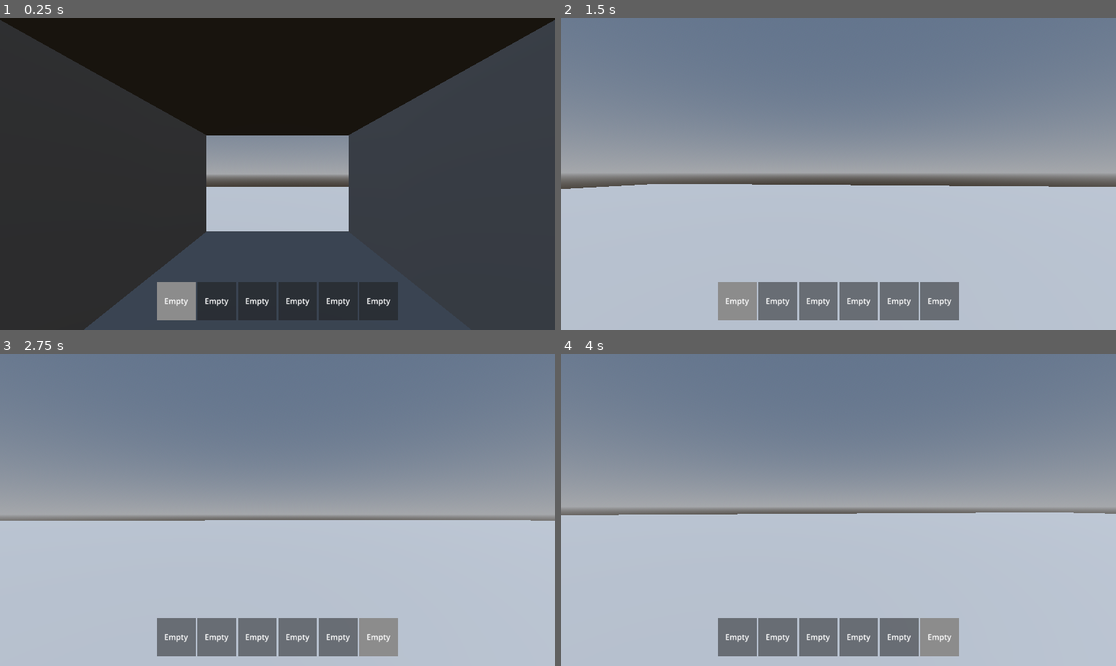
Above: before the commit, frames 1-4 (two rows, left to right).
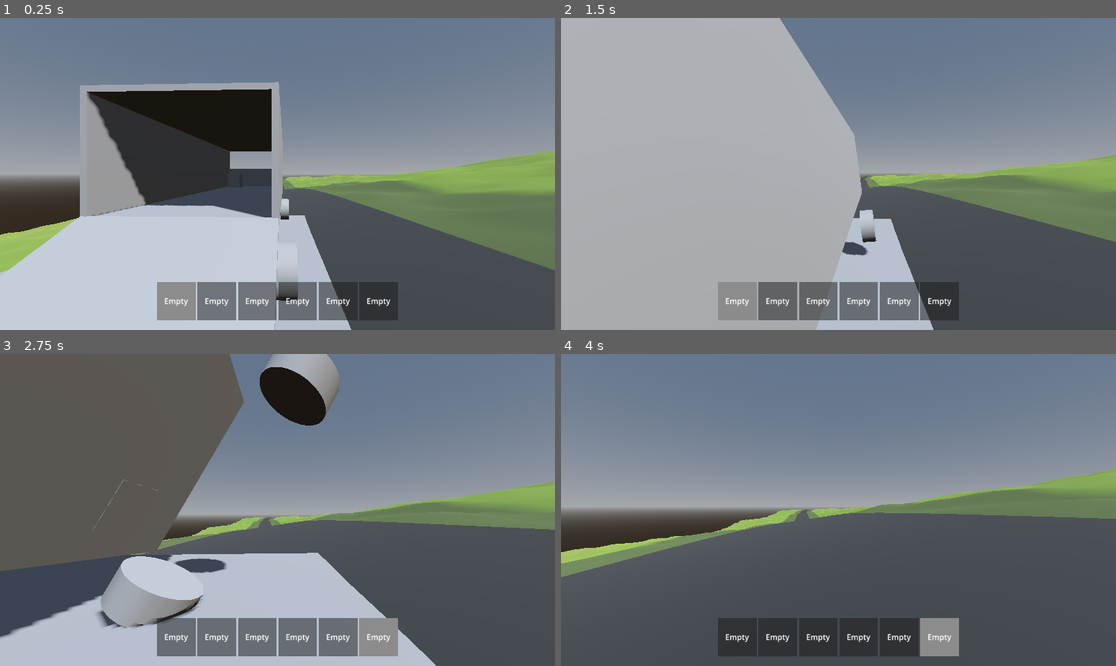
Above: after the commit, the same moments.

Repository: Kelsier64/ApocalypseRV
Game: Godot game, scene res://scenes/test_world.tscn
The game is run twice, just before and just after one commit, with the same random seed, the same clock (stepped at 60 frames per second) and the same inputs.
Inputs (mouse positions are in pixels of both pictures, inside the frame that each line leads up to):
- Up to frame 1 (0.25 s): no input
- Up to frame 2 (1.5 s): tap Enter (ui_accept) at 0.5, 0.77 s; move the mouse to (866, 174) at 0.52 s; hold E 0.53-1.28 s; hold W from 0.53 s (still down); move the mouse to (810, 174) at 1.27 s; tap 1 at 1.35 s
- Up to frame 3 (2.75 s): keep holding W; tap Enter (ui_accept) at 1.52 s; move the mouse to (288, 503) at 2.02 s; tap 6 at 2.1 s
- Up to frame 4 (4 s): keep holding W; move the mouse to (832, 516) at 2.77 s; tap G at 2.85 s; tap Enter (ui_accept) at 3.02, 3.77 s; move the mouse to (877, 513) at 3.52 s; hold E from 3.53 s (still down)

The runs differ from the first frame. In frame 1, 75% of the frame differs, in the area x 0-100%, y 0-100%; in frame 2, 64%; in frame 3, 55%; in frame 4, 51%.

Commit message:
feat: add RV vehicle and initial procedural world generation system.

Diff:
--- a/scenes/rv.tscn
+++ b/scenes/rv.tscn
@@ -34,10 +34,10 @@
 size = Vector3(3, 1, 0.1)
 
 [sub_resource type="BoxShape3D" id="BoxShape3D_kyxdl"]
-size = Vector3(3, 3, 0.1)
+size = Vector3(3, 2, 0.1)
 
 [sub_resource type="BoxMesh" id="BoxMesh_ceyt3"]
-size = Vector3(3, 3, 0.1)
+size = Vector3(3, 2, 0.1)
 
 [sub_resource type="CylinderMesh" id="CylinderMesh_isps1"]
 height = 0.4
@@ -96,15 +96,15 @@
 mesh = SubResource("BoxMesh_6ymao")
 
 [node name="WallBackCol" type="CollisionShape3D" parent="." unique_id=1921371137]
-transform = Transform3D(1, 0, 0, 0, -0.47659123, 0.879125, 0, -0.879125, -0.47659123, 0, 0.80395305, -5.2955623)
+transform = Transform3D(1, 0, 0, 0, -0.47659123, 0.879125, 0, -0.879125, -0.47659123, 0, 1.0546724, -4.849373)
 shape = SubResource("BoxShape3D_kyxdl")
 
 [node name="WallBackMesh" type="MeshInstance3D" parent="." unique_id=2017209881]
-transform = Transform3D(1, 0, 0, 0, -0.47659123, 0.879125, 0, -0.879125, -0.47659123, 0, 0.80395305, -5.2955623)
+transform = Transform3D(1, 0, 0, 0, -0.47659123, 0.879125, 0, -0.879125, -0.47659123, 0, 1.0546724, -4.849373)
 mesh = SubResource("BoxMesh_ceyt3")
 
 [node name="Wheel_FL" type="VehicleWheel3D" parent="." unique_id=637723641]
-transform = Transform3D(1, 0, 0, 0, 1, 0, 0, 0, 1, 1.6, 0, 3.2)
+transform = Transform3D(1, 0, 0, 0, 1, 0, 0, 0, 1, 1.6, 0.60888076, 3.2)
 use_as_steering = true
 suspension_travel = 0.5
 suspension_stiffness = 30.0
@@ -115,7 +115,7 @@
 mesh = SubResource("CylinderMesh_isps1")
 
 [node name="Wheel_FR" type="VehicleWheel3D" parent="." unique_id=611992831]
-transform = Transform3D(1, 0, 0, 0, 1, 0, 0, 0, 1, -1.6, 0, 3.2)
+transform = Transform3D(1, 0, 0, 0, 1, 0, 0, 0, 1, -1.6, 0.60888076, 3.2)
 use_as_steering = true
 suspension_travel = 0.5
 suspension_stiffness = 30.0
@@ -126,7 +126,7 @@
 mesh = SubResource("CylinderMesh_qf83o")
 
 [node name="Wheel_RL" type="VehicleWheel3D" parent="." unique_id=283780513]
-transform = Transform3D(1, 0, 0, 0, 1, 0, 0, 0, 1, 1.6, 0, -3.2)
+transform = Transform3D(1, 0, 0, 0, 1, 0, 0, 0, 1, 1.6, 0.60888076, -3.2)
 use_as_traction = true
 suspension_travel = 0.5
 suspension_stiffness = 30.0
@@ -137,7 +137,7 @@
 mesh = SubResource("CylinderMesh_lsuow")
 
 [node name="Wheel_RR" type="VehicleWheel3D" parent="." unique_id=758294461]
-transform = Transform3D(1, 0, 0, 0, 1, 0, 0, 0, 1, -1.6, 0, -3.2)
+transform = Transform3D(1, 0, 0, 0, 1, 0, 0, 0, 1, -1.6, 0.60888076, -3.2)
 use_as_traction = true
 suspension_travel = 0.5
 suspension_stiffness = 30.0
@@ -148,4 +148,4 @@
 mesh = SubResource("CylinderMesh_qjruq")
 
 [node name="DriverSeat" parent="." unique_id=2108999545 instance=ExtResource("2_3jjni")]
-transform = Transform3D(-0.9998788, 0, 0.015567779, 0, 1, 0, -0.015567779, 0, -0.9998788, 0.8343369, 1.55, 2.95)
+transform = Transform3D(-0.9998788, 0, 0.015567779, 0, 1, 0, -0.015567779, 0, -0.9998788, 0.8343369, 1.4443411, 2.95)
--- a/scenes/test_world.tscn
+++ b/scenes/test_world.tscn
@@ -1,10 +1,8 @@
 [gd_scene format=3 uid="uid://di4720addaiat"]
 
 [ext_resource type="PackedScene" uid="uid://c5bm5r2jy1xla" path="res://scenes/rv.tscn" id="1_nrstc"]
-[ext_resource type="PackedScene" path="res://scenes/player.tscn" id="3_ar7ra"]
-[ext_resource type="PackedScene" path="res://scenes/house.tscn" id="5_8hcw6"]
-[ext_resource type="PackedScene" path="res://scenes/scrap.tscn" id="6_mjm4b"]
-[ext_resource type="PackedScene" path="res://scenes/oil_barrel.tscn" id="8_x05cw"]
+[ext_resource type="PackedScene" uid="uid://ba2pjoku5pbje" path="res://scenes/player.tscn" id="3_ar7ra"]
+[ext_resource type="Script" uid="uid://cvekkdba1681v" path="res://scripts/world_generator.gd" id="9_8hcw6"]
 
 [sub_resource type="ProceduralSkyMaterial" id="ProceduralSkyMaterial_bn472"]
 
@@ -25,36 +23,17 @@
 environment = SubResource("Environment_ko4od")
 
 [node name="Ground" type="CSGBox3D" parent="." unique_id=489555787]
-transform = Transform3D(1, 0, 0, 0, 1, 0, 0, 0, 1, 0, -0.5, 0)
+transform = Transform3D(1, 0, 0, 0, 1, 0, 0, 0, 1, 0.38583565, -0.10175502, 0.2841463)
 use_collision = true
-size = Vector3(100, 1, 100)
+size = Vector3(20, 1, 20)
 
 [node name="RV" parent="." unique_id=419084803 instance=ExtResource("1_nrstc")]
-transform = Transform3D(1, 0, 0, 0, 1, 0, 0, 0, 1, 0, 0.5, 0)
+transform = Transform3D(-0.99938655, 0, 0.035021685, 0, 1, 0, -0.035021685, 0, -0.99938655, -1.3254609, 1.8910427, 0)
+max_engine_force = 2000.0
 
 [node name="Player" parent="." unique_id=1367277200 instance=ExtResource("3_ar7ra")]
-transform = Transform3D(1, 0, 0, 0, 1, 0, 0, 0, 1, 0, 2.2, 0)
+transform = Transform3D(1, 0, 0, 0, 1, 0, 0, 0, 1, 0.015213013, 2.8277454, 7.0146275)
 
-[node name="House" parent="." unique_id=2113591493 instance=ExtResource("5_8hcw6")]
-transform = Transform3D(1, 0, 0, 0, 1, 0, 0, 0, 1, 15, 0, 15)
-
-[node name="Scrap" parent="." unique_id=1747957583 instance=ExtResource("6_mjm4b")]
-transform = Transform3D(1, 0, 0, 0, 1, 0, 0, 0, 1, 14.530242, 2, 10.269945)
-
-[node name="@RigidBody3D@2" parent="." unique_id=2016622811 instance=ExtResource("6_mjm4b")]
-transform = Transform3D(1, 0, 0, 0, 1, 0, 0, 0, 1, 15.507237, 2, 9.133999)
-
-[node name="@RigidBody3D@3" parent="." unique_id=2135477702 instance=ExtResource("6_mjm4b")]
-transform = Transform3D(1, 0, 0, 0, 1, 0, 0, 0, 1, 16.856932, 2, 11.2759075)
-
-[node name="@RigidBody3D@4" parent="." unique_id=625919845 instance=ExtResource("6_mjm4b")]
-transform = Transform3D(1, 0, 0, 0, 1, 0, 0, 0, 1, 16.074078, 2, 11.08063)
-
-[node name="@RigidBody3D@5" parent="." unique_id=1794625579 instance=ExtResource("6_mjm4b")]
-transform = Transform3D(1, 0, 0, 0, 1, 0, 0, 0, 1, 15.754948, 2, 10.581203)
-
-[node name="OilBarrel" parent="." unique_id=1511901755 instance=ExtResource("8_x05cw")]
-transform = Transform3D(1, 0, 0, 0, 1, 0, 0, 0, 1, 6.2690077, 1.1362092, 15)
-
-[node name="OilBarrel2" parent="." unique_id=1173397057 instance=ExtResource("8_x05cw")]
-transform = Transform3D(1, 0, 0, 0, 1, 0, 0, 0, 1, 6.595384, 1.3524104, 9.858117)
+[node name="WorldGenerator" type="Node3D" parent="." unique_id=876925450 node_paths=PackedStringArray("player")]
+script = ExtResource("9_8hcw6")
+player = NodePath("../RV")
--- /dev/null
+++ b/scripts/chunk_generator.gd
@@ -0,0 +1,318 @@
+extends Node3D
+class_name ChunkGenerator
+
+const CHUNK_SIZE = 150.0 # Length and width of chunk
+const RESOLUTION = 80 # Highly detailed terrain mesh
+const ROAD_WIDTH = 15.0 # Slightly narrower, more realistic highway lane
+const ROAD_BLEND_DISTANCE = 12.0
+const MAX_HEIGHT = 60.0 # Taller mountains to ensure noticeable variation
+
+var noise: FastNoiseLite
+var detail_noise: FastNoiseLite
+var start_pos: Vector3
+var end_pos: Vector3
+var control_p1: Vector3
+var control_p2: Vector3
+
+# Helper to get the consistent height of the terrain at any global 2D coordinate
+# micro_multiplier: 0.0 for smooth road, 1.0 for bumpy offroad terrain
+func _get_terrain_height(gx: float, gz: float, micro_multiplier: float = 1.0) -> float:
+	var raw_noise = noise.get_noise_2d(gx, gz)
+
+	# Linear mapping ensures FBM hills stay massive and noticeable
+	var base_h = raw_noise * MAX_HEIGHT
+
+	# Add smaller high-frequency bumps
+	var micro_noise = detail_noise.get_noise_2d(gx, gz)
+	base_h += micro_noise * 1.5 * micro_multiplier
+
+	return base_h
+
+# Generate a single chunk of terrain and road
+# start_transform: where this chunk begins (origin and rotation)
+# next_turn_angle: roughly how much this chunk should turn by the end (-0.3 to 0.3 rad)
+func generate_chunk(start_transform: Transform3D, next_turn_angle: float) -> Transform3D:
+	global_transform = start_transform
+
+	# 1. Setup Noise
+	noise = FastNoiseLite.new()
+	noise.seed = 1337 # Use a fixed or synced seed later if multiplayer
+	noise.noise_type = FastNoiseLite.TYPE_SIMPLEX_SMOOTH
+	noise.frequency = 0.0005 # Large hills every ~600 meters
+	noise.fractal_type = FastNoiseLite.FRACTAL_FBM
+	noise.fractal_octaves = 5
+	noise.fractal_lacunarity = 2.0
+	noise.fractal_gain = 0.5
+
+	detail_noise = FastNoiseLite.new()
+	detail_noise.seed = 7331
+	detail_noise.noise_type = FastNoiseLite.TYPE_SIMPLEX_SMOOTH
+	detail_noise.frequency = 0.05 # Tiny bumps
+	detail_noise.fractal_type = FastNoiseLite.FRACTAL_FBM
+	detail_noise.fractal_octaves = 3
+	detail_noise.fractal_gain = 0.6
+
+	# 2. Define Bezier Curve for the Road
+	# The road goes roughly from local (0,0,0) down to (offset_x, 0, -CHUNK_SIZE)
+	start_pos = Vector3.ZERO
+	# End position wanders left/right based on rotation
+	var end_offset_x = sin(next_turn_angle) * CHUNK_SIZE * 0.5
+	end_pos = Vector3(end_offset_x, 0, -CHUNK_SIZE)
+
+	# Control points ensure the road starts straight and ends straight in the new direction
+	control_p1 = Vector3(0, 0, -CHUNK_SIZE * 0.33)
+	control_p2 = end_pos + Vector3(-sin(next_turn_angle) * CHUNK_SIZE * 0.33, 0, CHUNK_SIZE * 0.33)
+
+	# 3. Generate the Meshes
+	_build_terrain_mesh()
+	_build_road_mesh()
+
+	# Calculate global end transform for the next chunk to hook into
+	var end_basis = Basis(Vector3.UP, next_turn_angle)
+
+	# Match the physical height of the road at the end of the chunk!
+	# The end of the chunk is perfectly on the center of the road, so micro_multiplier = 0.0
+	var global_end = global_transform * end_pos
+	var true_end_height = _get_terrain_height(global_end.x, global_end.z, 0.0)
+
+	# The local end transform must reflect the height difference from our start
+	end_pos.y = true_end_height - global_transform.origin.y
+
+	var local_end_transform = Transform3D(end_basis, end_pos)
+	return global_transform * local_end_transform
+
+func _cubic_bezier(t: float) -> Vector3:
+	var q0 = start_pos.lerp(control_p1, t)
+	var q1 = control_p1.lerp(control_p2, t)
+	var q2 = control_p2.lerp(end_pos, t)
+
+	var r0 = q0.lerp(q1, t)
+	var r1 = q1.lerp(q2, t)
+
+	return r0.lerp(r1, t)
+
+# Find closest point on bezier curve to a given 2D (x,z) point.
+# Returns [closest_point_on_curve, t_value]
+func _get_closest_curve_point(px: float, pz: float) -> Array:
+	var closest_dist = INF
+	var closest_pt = Vector3.ZERO
+	var closest_t = 0.0
+
+	# Sample the curve to find roughly where we are
+	var samples = 20
+	for i in range(samples + 1):
+		var t = float(i) / samples
+		var pt = _cubic_bezier(t)
+		var d = Vector2(pt.x - px, pt.z - pz).length_squared()
+		if d < closest_dist:
+			closest_dist = d
+			closest_pt = pt
+			closest_t = t
+
+	return [closest_pt, closest_t]
+
+func _build_terrain_mesh():
+	var st = SurfaceTool.new()
+	st.begin(Mesh.PRIMITIVE_TRIANGLES)
+
+	# Overlap chunks by increasing the physical footprint to hide tears!
+	var overlap = 4.0
+	var step_z = (CHUNK_SIZE + overlap * 2.0) / RESOLUTION
+	var step_x = (CHUNK_SIZE + overlap * 2.0) / RESOLUTION
+	var half_size_x = (CHUNK_SIZE + overlap * 2.0) / 2.0
+
+	# Center the terrain around the average curve
+	var x_offset = end_pos.x / 2.0
+
+	# Generate Vertices and Colors
+	var grid_data = [] # Stores [Vector3, Color]
+	for zi in range(RESOLUTION + 1):
+		grid_data.append([])
+		for xi in range(RESOLUTION + 1):
+			# Start at z = +overlap and go to z = -CHUNK_SIZE - overlap
+			var lz = overlap - float(zi) * step_z
+			var lx = float(xi) * step_x - half_size_x + x_offset
+
+			var global_p = global_transform * Vector3(lx, 0, lz)
+
+			# Calculate distance to road FIRST, so we know how bumpy the terrain should be
+			var curve_data = _get_closest_curve_point(lx, lz)
+			var curve_pt: Vector3 = curve_data[0]
+			var dist_to_road = Vector2(curve_pt.x - lx, curve_pt.z - lz).length()
+
+			# Smooth road (0.0 multiplier) gradually blending into bumpy terrain (1.0 multiplier)
+			var micro_mult = clamp((dist_to_road - ROAD_WIDTH / 2.0) / (ROAD_BLEND_DISTANCE * 0.5), 0.0, 1.0)
+
+			# Terrain now completely dictates the height, no flattening!
+			var final_h = _get_terrain_height(global_p.x, global_p.z, micro_mult)
+			var local_h = final_h - global_transform.origin.y
+
+			var col = Color.WHITE
+
+			if dist_to_road < ROAD_WIDTH / 2.0:
+				col = Color(0.2, 0.25, 0.1) # Dirt directly under the road
+			elif dist_to_road < ROAD_WIDTH / 2.0 + ROAD_BLEND_DISTANCE:
+				col = Color(0.3, 0.35, 0.2) # Dirt transition
+			else:
+				var dirt_factor = clamp(abs(local_h) / MAX_HEIGHT, 0.0, 1.0)
+				col = Color(0.4, 0.5, 0.2).lerp(Color(0.6, 0.5, 0.3), dirt_factor) # Grass to Rock
+
+			grid_data[zi].append([Vector3(lx, local_h, lz), col])
+
+	# Build Triangles
+	for zi in range(RESOLUTION):
+		for xi in range(RESOLUTION):
+			var d0 = grid_data[zi][xi]
+			var d1 = grid_data[zi][xi+1]
+			var d2 = grid_data[zi+1][xi]
+			var d3 = grid_data[zi+1][xi+1]
+
+			# Triangle 1 (v0, v2, v1)
+			st.set_color(d0[1])
+			st.set_uv(Vector2(float(xi)/RESOLUTION, float(zi)/RESOLUTION))
+			st.add_vertex(d0[0])
+
+			st.set_color(d2[1])
+			st.set_uv(Vector2(float(xi)/RESOLUTION, float(zi+1)/RESOLUTION))
+			st.add_vertex(d2[0])
+
+			st.set_color(d1[1])
+			st.set_uv(Vector2(float(xi+1)/RESOLUTION, float(zi)/RESOLUTION))
+			st.add_vertex(d1[0])
+
+			# Triangle 2 (v1, v2, v3)
+			st.set_color(d1[1])
+			st.set_uv(Vector2(float(xi+1)/RESOLUTION, float(zi)/RESOLUTION))
+			st.add_vertex(d1[0])
+
+			st.set_color(d2[1])
+			st.set_uv(Vector2(float(xi)/RESOLUTION, float(zi+1)/RESOLUTION))
+			st.add_vertex(d2[0])
+
+			st.set_color(d3[1])
+			st.set_uv(Vector2(float(xi+1)/RESOLUTION, float(zi+1)/RESOLUTION))
+			st.add_vertex(d3[0])
+
+	st.generate_normals()
+
+	# Optimize mesh by indexing vertices (merges duplicates)
+	st.index()
+	var mesh = st.commit()
+
+	# Instantiate MeshInstance
+	var mesh_node = MeshInstance3D.new()
+	mesh_node.mesh = mesh
+	add_child(mesh_node)
+
+	# Add simple vertex color material
+	var mat = StandardMaterial3D.new()
+	mat.vertex_color_use_as_albedo = true
+	mat.roughness = 0.9
+	mesh_node.material_override = mat
+
+	# Add Collision
+	var shape = ConcavePolygonShape3D.new()
+	shape.set_faces(mesh.get_faces())
+
+	var col_node = CollisionShape3D.new()
+	col_node.shape = shape
+
+	var static_body = StaticBody3D.new()
+	static_body.add_child(col_node)
+	mesh_node.add_child(static_body)
+
+func _build_road_mesh():
+	var st = SurfaceTool.new()
+	st.begin(Mesh.PRIMITIVE_TRIANGLES)
+
+	# High resolution for the road to make the curve completely smooth
+	var road_segments = 60
+	var half_width = ROAD_WIDTH / 2.0
+
+	# Go slightly beyond 0 and 1 to create an overlap (hides tears in the road)
+	var start_idx = -2
+	var end_idx = road_segments + 2
+	var total_verts = 0
+
+	for i in range(start_idx, end_idx + 1):
+		var t = float(i) / road_segments
+		var center = _cubic_bezier(t)
+
+		# Calculate tangent
+		var t_next = t + 0.01
+		var tangent = (_cubic_bezier(t_next) - center).normalized()
+
+		var right = tangent.cross(Vector3.UP).normalized()
+
+		var left_v = center - right * half_width
+		var right_v = center + right * half_width
+
+		# Sample true terrain height at the road edges
+		# We're building the road, so micro_multiplier = 0.0 for completely smooth asphalt
+		var global_left_p = global_transform * left_v
+		var global_right_p = global_transform * right_v
+
+		var left_h = _get_terrain_height(global_left_p.x, global_left_p.z, 0.0)
+		var right_h = _get_terrain_height(global_right_p.x, global_right_p.z, 0.0)
+
+		# Clamp the lateral tilt (max difference in height between left and right)
+		# 10 degrees is a safe maximum for a heavy RV
+		var max_tilt_angle_rad = deg_to_rad(10.0)
+		var max_height_diff = ROAD_WIDTH * tan(max_tilt_angle_rad)
+
+		var current_diff = right_h - left_h
+		if abs(current_diff) > max_height_diff:
+			# If it's too tilted, we average the heights and re-apply the max allowed tilt
+			var avg_h = (left_h + right_h) / 2.0
+			var limited_diff = sign(current_diff) * max_height_diff
+			left_h = avg_h - (limited_diff / 2.0)
+			right_h = avg_h + (limited_diff / 2.0)
+
+		# Bring the local heights relative to the chunk origin
+		left_v.y = left_h - global_transform.origin.y + 0.15
+		right_v.y = right_h - global_transform.origin.y + 0.15
+
+		st.set_color(Color(0.2, 0.2, 0.2)) # Asphalt
+		st.set_uv(Vector2(0, t))
+		st.add_vertex(left_v)
+
+		st.set_color(Color(0.2, 0.2, 0.2)) # Asphalt
+		st.set_uv(Vector2(1, t))
+		st.add_vertex(right_v)
+		total_verts += 1
+
+	# Build the strip
+	for i in range(total_verts - 1):
+		var vert_idx = i * 2
+		# Triangle 1 (Clockwise)
+		st.add_index(vert_idx)
+		st.add_index(vert_idx + 2)
+		st.add_index(vert_idx + 1)
+		# Triangle 2 (Clockwise)
+		st.add_index(vert_idx + 1)
+		st.add_index(vert_idx + 2)
+		st.add_index(vert_idx + 3)
+
+	st.generate_normals()
+	var mesh = st.commit()
+
+	var mesh_node = MeshInstance3D.new()
+	mesh_node.mesh = mesh
+
+	var mat = StandardMaterial3D.new()
+	mat.vertex_color_use_as_albedo = true
+	mat.roughness = 0.95
+	mesh_node.material_override = mat
+
+	# Add Collision for the road
+	var shape = ConcavePolygonShape3D.new()
+	shape.set_faces(mesh.get_faces())
+
+	var col_node = CollisionShape3D.new()
+	col_node.shape = shape
+
+	var static_body = StaticBody3D.new()
+	static_body.add_child(col_node)
+	mesh_node.add_child(static_body)
+
+	add_child(mesh_node)
--- /dev/null
+++ b/scripts/world_generator.gd
@@ -0,0 +1,85 @@
+extends Node3D
+
+const CHUNK_SCENE = preload("res://scripts/chunk_generator.gd")
+const CHUNKS_AHEAD = 3 # How many chunks to generate fully ahead of the player
+const CHUNKS_BEHIND = 2 # How many chunks to keep behind before deleting
+
+var active_chunks: Array = [] # Stores { "node": Node3D, "start_z": float, "end_z": float }
+var next_transform: Transform3D = Transform3D.IDENTITY
+var next_turn_angle: float = 0.0
+
+@export var player: Node3D
+
+func _ready():
+	print("World Generator Started. Spawning initial chunks...")
+	var chunk_length = 150.0
+
+	# Generate behind chunks (straight)
+	for i in range(CHUNKS_BEHIND, 0, -1):
+		var chunk = Node3D.new()
+		chunk.set_script(CHUNK_SCENE)
+		add_child(chunk)
+		# Starting far away in +Z and generating -Z towards origin
+		var start_transform = Transform3D(Basis(), Vector3(0, 0, i * chunk_length))
+		chunk.generate_chunk(start_transform, 0.0)
+		active_chunks.append({
+			"node": chunk,
+			"start_z": start_transform.origin.z,
+			"end_z": start_transform.origin.z - chunk_length
+		})
+
+	# Make the very first chunk perfectly straight so we have a good starting point
+	next_transform = Transform3D.IDENTITY
+	next_turn_angle = 0.0
+
+	# Generate current (where player is) and ahead
+	for i in range(CHUNKS_AHEAD + 1):
+		_spawn_next_chunk()
+
+func _process(_delta):
+	if not player:
+		return
+
+	var player_z = player.global_position.z
+
+	# Check if we need to spawn a new chunk ahead
+	# active_chunks[-1] is the furthest chunk
+	var furthest_chunk = active_chunks[-1]
+	# If the distance from player to the end of the furthest chunk is less than our desired buffer...
+	if (furthest_chunk["end_z"] - player_z) > -(CHUNKS_AHEAD * 150.0):
+		_spawn_next_chunk()
+
+	# Check if we need to delete old chunks behind
+	if active_chunks.size() > 0:
+		var oldest_chunk = active_chunks[0]
+		# If the end of the oldest chunk is way behind the player
+		if (oldest_chunk["end_z"] - player_z) > (CHUNKS_BEHIND * 150.0):
+			oldest_chunk["node"].queue_free()
+			active_chunks.pop_front()
+			print("Despawned old chunk. Active chunks: ", active_chunks.size())
+
+func _spawn_next_chunk():
+	var chunk = Node3D.new()
+	chunk.set_script(CHUNK_SCENE)
+	add_child(chunk)
+
+	# The chunk generates itself and returns the transform for the NEXT chunk's start
+	var end_transform = chunk.generate_chunk(next_transform, next_turn_angle)
+
+	# Determine rough Z boundaries for streaming logic
+	var start_z = next_transform.origin.z
+	var end_z = end_transform.origin.z
+
+	active_chunks.append({
+		"node": chunk,
+		"start_z": start_z,
+		"end_z": end_z
+	})
+
+	# Setup for the next iteration
+	next_transform = end_transform
+	# Determine the next turn angle. Max angle is roughly +/- 15 degrees to keep things drivable
+	# but we use noise/rand to make it snake
+	next_turn_angle = randf_range(-0.25, 0.25)
+
+	print("Spawned chunk. Start Z: ", start_z, " End Z: ", end_z)
--- /dev/null
+++ b/tools/inject_world_generator.gd
@@ -0,0 +1,44 @@
+extends SceneTree
+
+func _init():
+	print("--- Updating Test World with Endless Generator ---")
+
+	var world_scene = load("res://scenes/test_world.tscn")
+	if not world_scene:
+		printerr("Could not load test_world.tscn")
+		quit()
+		return
+
+	var root = world_scene.instantiate()
+
+	# Check if WorldGenerator already exists
+	if not root.has_node("WorldGenerator"):
+		var generator = Node3D.new()
+		generator.name = "WorldGenerator"
+		var script = load("res://scripts/world_generator.gd")
+		if script:
+			generator.set_script(script)
+
+			# We need to assign the player reference to the RV (so terrain generates around the car, not the character)
+			var rv = root.get_node_or_null("RV")
+			if rv:
+				generator.set("player", rv)
+				print("Assigned RV to WorldGenerator.")
+			else:
+				printerr("Could not find RV in test_world.tscn!")
+
+			root.add_child(generator)
+			generator.owner = root
+
+			var packed = PackedScene.new()
+			if packed.pack(root) == OK:
+				ResourceSaver.save(packed, "res://scenes/test_world.tscn")
+				print("Successfully saved test_world.tscn with Endless Generator!")
+			else:
+				printerr("Failed to pack scene.")
+		else:
+			printerr("Could not load world_generator.gd script.")
+	else:
+		print("WorldGenerator already exists in test_world.")
+
+	quit()
Not shown, added: scripts/chunk_generator.gd.uid
Not shown, added: scripts/world_generator.gd.uid
Not shown, added: tools/inject_world_generator.gd.uid
